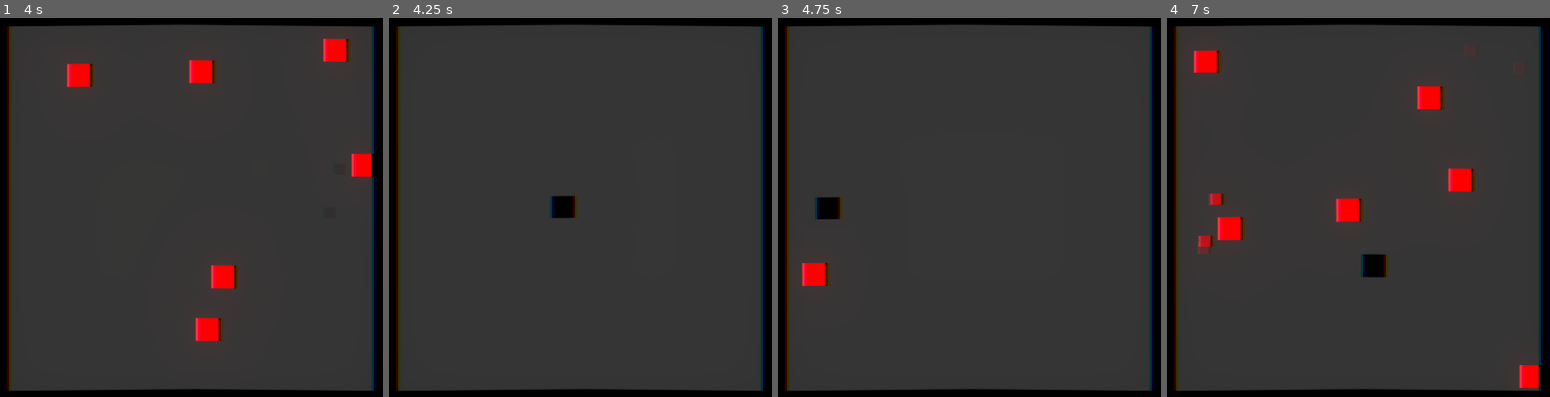
Above: before the commit, frames 1-4 (left to right).
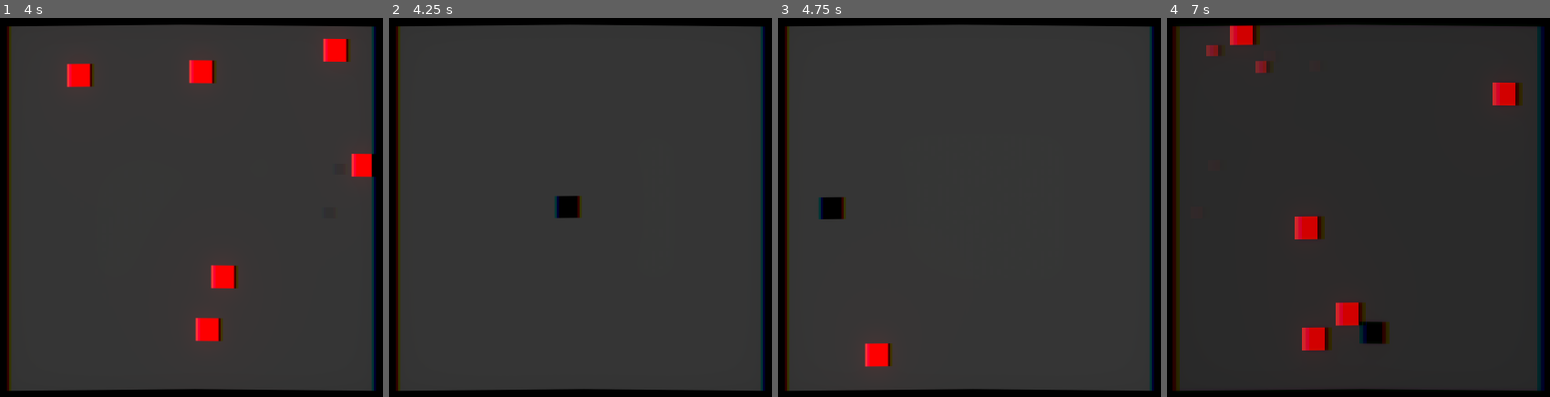
Above: after the commit, the same moments.

Repository: mariothedog/Dodge-and-Explode-
Game: Godot game, scene res://Levels/Endless Level.tscn
Same seed, same stepped clock (60 frames per second), same inputs: the game is played once before the commit and once after it. The engine's default icon, where the game draws it, is replaced by a stand-in: a white triangle on a blue panel in a dark square.
Inputs:
- Up to frame 1 (4 s): hold D (move_right) 0.53-1.28 s; hold S (move_down) 1.28-2.03 s; hold D (move_right) 2.03-2.78 s; hold W (move_up) 2.78-3.53 s; hold A (move_left) from 3.53 s (still down)
- Up to frame 2 (4.25 s): keep holding A (move_left); tap R (restart) at 4.15 s
- Up to frame 3 (4.75 s): keep holding A (move_left)
- Up to frame 4 (7 s): release A (move_left) at 5.03 s; hold S (move_down) 5.03-5.78 s; hold D (move_right) 5.78-6.53 s; hold W (move_up) from 6.53 s (still down)

Frame 1 is identical in both runs. In frame 2, 0.2% of the frame differs, in the area x 42-51%, y 46-53%; in frame 3, 1.1%; in frame 4, 7.7%, in the area x 1-99%, y 1-99%.

Commit message:
Added a restarting animation and removed the unused "Enemies" group.

Diff:
--- a/Enemies/Enemy.gd
+++ b/Enemies/Enemy.gd
@@ -13,8 +13,7 @@
 		velocity = target_dir * SPEED
 
 func _physics_process(_delta):
-	if not get_parent().get_parent().get_node("Player").dead:
-		movement()
+	movement()
 
 func movement():
 	velocity = move_and_slide(velocity)
@@ -55,3 +54,6 @@
 
 		$Tween.interpolate_property(segment, "color", Color(1, 0, 0, 1), Color(1, 0, 0, 0), 0.5)
 		$Tween.start()
+
+func disable_collisions():
+	$CollisionShape2D.set_deferred("disabled", true)
--- a/Enemies/Enemy.tscn
+++ b/Enemies/Enemy.tscn
@@ -5,9 +5,7 @@
 [sub_resource type="RectangleShape2D" id=1]
 extents = Vector2( 12, 12 )
 
-[node name="Enemy" type="KinematicBody2D" groups=[
-"Enemies",
-]]
+[node name="Enemy" type="KinematicBody2D"]
 collision_layer = 4
 collision_mask = 3
 script = ExtResource( 1 )
--- a/Levels/Endless Level.gd
+++ b/Levels/Endless Level.gd
@@ -1,11 +1,22 @@
 extends Node2D
 
 var enemy_scene = preload("res://Enemies/Enemy.tscn")
+
+# Main constants
+const centre = Vector2.ZERO
+
+# Restarting variables
+var restarting = false
+var player_death_anim_played = false
 
 func _ready():
 	randomize()
 
 	$"Visual Effect".material.set_shader_param("slow_mo", false)
+
+func _input(_event):
+	if Input.is_action_just_pressed("restart") and not restarting:
+		manual_restart()
 
 func _on_Spawn_Enemy_timeout():
 	var enemy = enemy_scene.instance()
@@ -46,18 +57,54 @@
 	$"Visual Effect".material.set_shader_param("slow_mo", false)
 
 func _process(_delta):
-	# When the time scale is 0.1 the chromatic_amount will be 0.5.
-	# When the time_scale is 1 the chromatic_amount will be 0.3.
-	var chromatic_amount = -2.0/9.0 * Engine.time_scale + 47.0/90.0
-	$"Visual Effect".material.set_shader_param("chromatic_amount", chromatic_amount)
+	if restarting:
+		if $Player.position == centre or $Player.dead:
+			if not player_death_anim_played and not $Player.dead:
+				$Player.play_death_animation()
+				player_death_anim_played = true
 
-	if $Player.slow_mo_enabled:
-		# When the time scale is 0.1 the blur_amount will be 0.5.
-		# When the time_scale is 1 the blur_amount will be 0.
-		var blur_amount = -5.0/9.0 * Engine.time_scale + 5.0/9.0
-		$"Visual Effect".material.set_shader_param("blur_amount", blur_amount)
+			for enemy in $Enemies.get_children():
+				if (enemy.position.x < $"Corners/Top Left".position.x - 16 or enemy.position.x > $"Corners/Top Right".position.x + 16 or
+				enemy.position.y < $"Corners/Top Left".position.y - 16 or enemy.position.y > $"Corners/Bottom Left".position.y + 16):
+					enemy.queue_free()
 
-		# When the time_scale is 1 the darkness_multi will also be 1.
-		# When the time_scale is 0.1 the darkness_multi will be 0.8.
-		var darkness_multi = 2.0/9.0 * Engine.time_scale + 7.0/9.0
-		$"Visual Effect".material.set_shader_param("darkness_multi", darkness_multi)
+			if $Enemies.get_child_count() == 0:
+				if get_tree().reload_current_scene() != OK:
+					print_debug("An error occured while reloading the current scene.")
+	else:
+		# When the time scale is 0.1 the chromatic_amount will be 0.5.
+		# When the time_scale is 1 the chromatic_amount will be 0.3.
+		var chromatic_amount = -2.0/9.0 * Engine.time_scale + 47.0/90.0
+		$"Visual Effect".material.set_shader_param("chromatic_amount", chromatic_amount)
+
+		if $Player.slow_mo_enabled:
+			# When the time scale is 0.1 the blur_amount will be 0.5.
+			# When the time_scale is 1 the blur_amount will be 0.
+			var blur_amount = -5.0/9.0 * Engine.time_scale + 5.0/9.0
+			$"Visual Effect".material.set_shader_param("blur_amount", blur_amount)
+
+			# When the time_scale is 1 the darkness_multi will also be 1.
+			# When the time_scale is 0.1 the darkness_multi will be 0.8.
+			var darkness_multi = 2.0/9.0 * Engine.time_scale + 7.0/9.0
+			$"Visual Effect".material.set_shader_param("darkness_multi", darkness_multi)
+
+func _on_Player_dead():
+	$"Spawn Enemy".stop()
+	for enemy in $Enemies.get_children():
+		enemy.velocity = Vector2.ZERO
+
+func manual_restart():
+	restarting = true
+	$"Spawn Enemy".stop()
+
+	$Player.disable_collision_shapes()
+	$Player.velocity = Vector2.ZERO
+
+	for enemy in $Enemies.get_children():
+		if enemy.velocity == Vector2.ZERO:
+			enemy.velocity = enemy.target_dir * enemy.SPEED
+		enemy.velocity *= -1
+		enemy.disable_collisions()
+
+func _on_Player_at_centre_after_restarting():
+	$Player.velocity = Vector2.ZERO
--- a/Levels/Endless Level.tscn
+++ b/Levels/Endless Level.tscn
@@ -144,6 +144,7 @@
 __meta__ = {
 "_edit_use_anchors_": false
 }
+[connection signal="dead" from="Player" to="." method="_on_Player_dead"]
 [connection signal="slow_mo_disabled" from="Player" to="." method="_on_Player_slow_mo_disabled"]
 [connection signal="slow_mo_enabled" from="Player" to="." method="_on_Player_slow_mo_enabled"]
 [connection signal="timeout" from="Spawn Enemy" to="." method="_on_Spawn_Enemy_timeout"]
--- a/Player/Player.gd
+++ b/Player/Player.gd
@@ -3,6 +3,7 @@
 # Signals
 signal slow_mo_enabled
 signal slow_mo_disabled
+signal dead
 
 # Movement constants
 const SPEED = 350
@@ -23,11 +24,18 @@
 var fade_duration_ms
 var start_speed
 
+# Restarting constants
+const move_to_centre_speed = 15
+
 func _ready():
 	Engine.time_scale = 1
 
 func _physics_process(_delta):
-	get_input()
+	if get_parent().restarting:
+		if not dead:
+			position = position.move_toward(get_parent().centre, move_to_centre_speed)
+	else:
+		get_input()
 	if not dead:
 		movement()
 
@@ -46,28 +54,25 @@
 
 	velocity = input_vel.normalized() * SPEED
 
-	# Other input.
-	if Input.is_action_just_pressed("restart"):
-		if get_tree().reload_current_scene() != OK:
-			print_debug("An error occured while reloading the current scene.")
-
 func movement():
 	velocity = move_and_slide(velocity)
 
 func die():
 	if not dead:
 		dead = true
+		emit_signal("dead")
 
 		velocity = Vector2.ZERO
 
-		$CollisionShape2D.set_deferred("disabled", true)
-		$"Slow-mo Activator/CollisionShape2D".set_deferred("disabled", true)
+		disable_collision_shapes()
 
 		play_death_animation()
 
 		yield($Tween, "tween_all_completed")
-		if get_tree().reload_current_scene() != OK:
-			print_debug("An error occured while reloading the current scene.")
+
+		if not get_parent().restarting:
+			if get_tree().reload_current_scene() != OK:
+				print_debug("An error occured while reloading the current scene.")
 
 func play_death_animation():
 	for segment in $Body.get_children():
@@ -113,3 +118,7 @@
 func circ_ease_in(t, b, c, d):
 	t /= d
 	return -c * (sqrt(1 - t * t) - 1 ) + b
+
+func disable_collision_shapes():
+	$CollisionShape2D.set_deferred("disabled", true)
+	$"Slow-mo Activator/CollisionShape2D".set_deferred("disabled", true)
